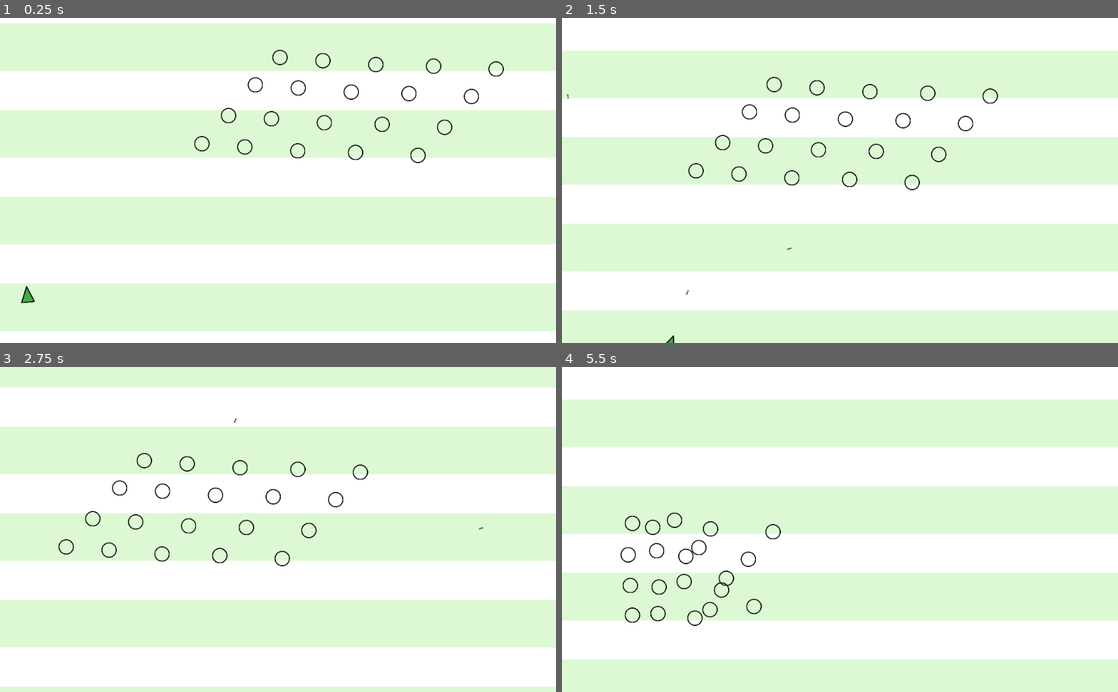
Above: before the commit, frames 1-4 (two rows, left to right).
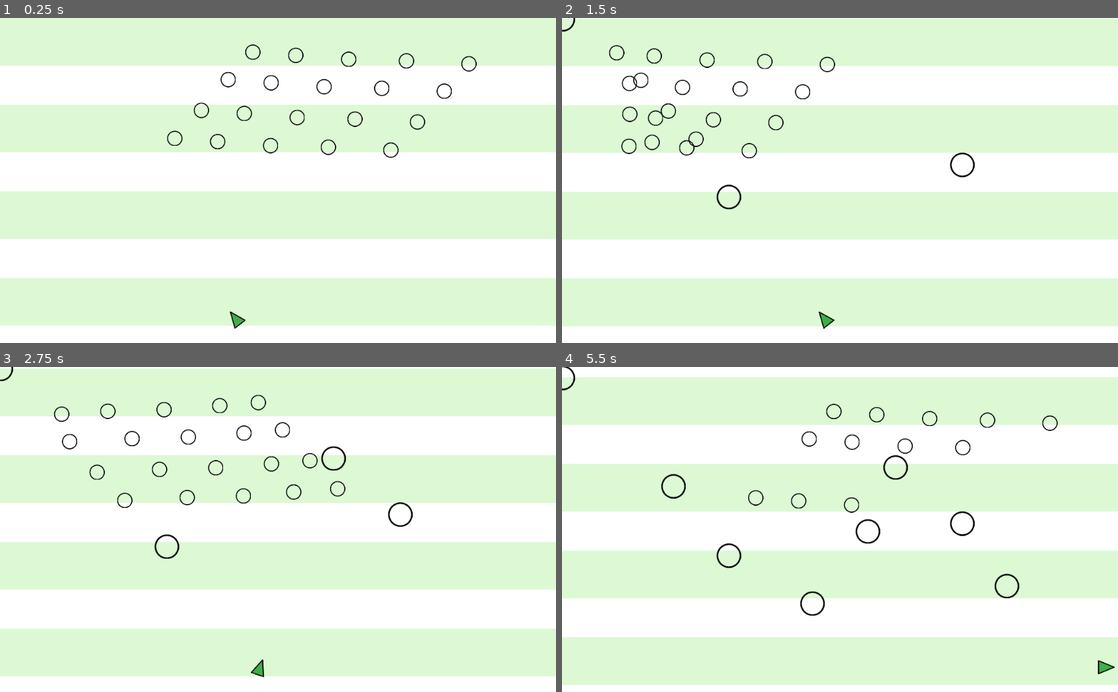
Above: after the commit, the same moments.

Repository: danieljohnson2/Shooty
Game: Godot game, scene res://Game.tscn
Same seed, same stepped clock (60 frames per second), same inputs: the game is played once before the commit and once after it.
Inputs (mouse positions are in pixels of both pictures, inside the frame that each line leads up to):
- Up to frame 1 (0.25 s): no input
- Up to frame 2 (1.5 s): tap Enter (ui_shoot) at 0.5, 0.6, 1.35 s; move the mouse to (962, 164) at 0.52 s; hold Right (ui_right) 0.53-1.28 s; move the mouse to (728, 196) at 1.27 s; hold Down (ui_down) from 1.28 s (still down)
- Up to frame 3 (2.75 s): move the mouse to (333, 458) at 2.02 s; release Down (ui_down) at 2.03 s; hold Right (ui_right) from 2.03 s (still down); tap Enter (ui_shoot) at 2.1 s
- Up to frame 4 (5.5 s): move the mouse to (812, 594) at 2.77 s; release Right (ui_right) at 2.78 s; hold Up (ui_up) 2.78-3.53 s; tap Enter (ui_shoot) every 0.75 s from 2.85 to 5.1 s; move the mouse to (1006, 578) at 3.52 s; hold Left (ui_left) 3.53-5.03 s; move the mouse to (673, 480) at 4.27 s; move the mouse to (867, 529) at 5.02 s; hold Down (ui_down) from 5.03 s (still down)

The runs differ from the first frame. In frame 1, 15% of the frame differs, in the area x 0-100%, y 0-97%; in frame 2, 74%, in the area x 0-100%, y 0-100%; in frame 3, 65%; in frame 4, 51%.

Commit message:
Gameplay Alterations

Diff:
--- a/Background.gd
+++ b/Background.gd
@@ -1,6 +1,6 @@
 extends Sprite
 
-export var speed = 40
+export var speed = 1
 
 onready var boomTemplate = preload("res://Boom.tscn")
 
@@ -20,8 +20,7 @@
 		if n.position.y > 620:
 			n.queue_free()
 
-			# Add an exposion effect
+			# Add an explosion effect
 			var boom = boomTemplate.instance()
-			boom.movement = Vector2(0, -100)
 			boom.position = n.position
 			self.get_parent().add_child(boom)
--- a/Boom.gd
+++ b/Boom.gd
@@ -1,17 +1,9 @@
-extends Node2D
+extends RigidBody2D
 
-var movement = Vector2(0, 0)
-var explodyness = .25
-const max_explodyness = 1.5
+func _on_Boom_body_entered(body):
+	if body.is_in_group("Player"):
+		body.queue_free()
 
-func _process(delta):
-	self.position += movement * delta
-
-	# Handle exposion animation
-	if explodyness > max_explodyness:
-		self.queue_free()
-	else:
-		var fraction = (max_explodyness - explodyness) / max_explodyness
-		self.scale = Vector2(explodyness, explodyness)
-		self.modulate = Color(1, fraction, fraction, fraction)
-		explodyness *= 1.1
+	if body.is_in_group("Enemy"):
+		body.position.y = -100
+		$"../Background".speed += 1
--- a/Boom.tscn
+++ b/Boom.tscn
@@ -1,15 +1,21 @@
 [gd_scene load_steps=3 format=2]
 
 [ext_resource path="res://Boom.gd" type="Script" id=1]
-[ext_resource path="res://Boom.png" type="Texture" id=2]
+[ext_resource path="res://Enemy.png" type="Texture" id=2]
 
-[node name="Boom" type="Node2D" index="0"]
+[node name="Boom" type="RigidBody2D" groups=[
+"On Paper",
+]]
+scale = Vector2( 0.1, 0.1 )
+mode = 3
+contacts_reported = 1
+contact_monitor = true
+script = ExtResource( 1 )
 
-scale = Vector2( 0.1, 0.1 )
-script = ExtResource( 1 )
-_sections_unfolded = [ "Transform", "Visibility" ]
+[node name="Sprite" type="Sprite" parent="."]
+scale = Vector2( 8, 8 )
+texture = ExtResource( 2 )
 
-[node name="Sprite" type="Sprite" parent="." index="0"]
-
-texture = ExtResource( 2 )
-_sections_unfolded = [ "Transform", "Visibility" ]
+[node name="CollisionPolygon2D" type="CollisionPolygon2D" parent="."]
+polygon = PoolVector2Array( -205.94, -7.36801, -132.073, -158.796, 5.31982, -201.639, 147.884, -155.102, 212.148, 5.92808, 130.155, 167.697, -0.589523, 212.756, -160.881, 130.025 )
+[connection signal="body_entered" from="." to="." method="_on_Boom_body_entered"]
--- a/Bullet.gd
+++ b/Bullet.gd
@@ -26,6 +26,5 @@
 	# but show an explosion
 	var boomTemplate = preload("res://Boom.tscn")
 	var boom = boomTemplate.instance()
-	boom.movement = self.movement
 	boom.position = self.position
 	self.get_parent().add_child(boom)
--- a/Enemy.gd
+++ b/Enemy.gd
@@ -3,11 +3,9 @@
 # Where the Enemy moves and how it shoots
 export var left = 100
 export var right = 900
-export var shot_time = .5
 
-var speed = 100
+var speed = 300
 var direction = -1
-var shot_time_remaining = 2
 
 onready var bulletTemplate = preload("res://Bullet.tscn")
 
@@ -17,12 +15,8 @@
 	if self.position.x > right: direction = -1
 	if self.position.x < left: direction = 1
 
-	# Fire every 'shot_time' seconds
-	shot_time_remaining -= delta
-	if shot_time_remaining <= 0:
-		shot_time_remaining = shot_time
 
-		for target in get_tree().get_nodes_in_group("Player"):
-			var bullet = bulletTemplate.instance()
-			bullet.duration = 2
-			bullet.shoot_at(target.global_position, self, 20, 400)
+
+func _on_Enemy_body_entered(body):
+	if body.is_in_group("Player"):
+		body.queue_free()
--- a/Enemy.tscn
+++ b/Enemy.tscn
@@ -5,46 +5,22 @@
 
 [sub_resource type="CircleShape2D" id=1]
 
-custom_solver_bias = 0.0
-radius = 10.0
-
-[node name="Enemy" type="RigidBody2D" index="0" groups=[
+[node name="Enemy" type="RigidBody2D" groups=[
+"Enemy",
 "On Paper",
-"Enemy",
+"Destroyable",
 ]]
-
-input_pickable = false
-collision_layer = 1
-collision_mask = 1
 mode = 3
-mass = 1.0
-friction = 1.0
-bounce = 0.0
-gravity_scale = 1.0
-custom_integrator = false
-continuous_cd = 0
 contacts_reported = 1
 contact_monitor = true
-sleeping = false
-can_sleep = true
-linear_velocity = Vector2( 0, 0 )
-linear_damp = -1.0
-angular_velocity = 0.0
-angular_damp = -1.0
 script = ExtResource( 1 )
-_sections_unfolded = [ "Transform" ]
-left = 100
-right = 900
-shot_time = 0.5
 
-[node name="Sprite" type="Sprite" parent="." index="0"]
-
+[node name="Sprite" type="Sprite" parent="."]
 scale = Vector2( 0.5, 0.5 )
 texture = ExtResource( 2 )
-_sections_unfolded = [ "Transform" ]
 
-[node name="CollisionShape2D" type="CollisionShape2D" parent="." index="1"]
-
+[node name="CollisionShape2D" type="CollisionShape2D" parent="."]
 position = Vector2( -0.0094564, 0.143933 )
 scale = Vector2( 1.31972, 1.30984 )
 shape = SubResource( 1 )
+[connection signal="body_entered" from="." to="." method="_on_Enemy_body_entered"]
--- a/Game.tscn
+++ b/Game.tscn
@@ -24,10 +24,10 @@
 script = ExtResource( 3 )
 
 [node name="Player" type="RigidBody2D" parent="." groups=[
-"On Paper",
 "Player",
+"Destroyable",
 ]]
-position = Vector2( 50, 500 )
+position = Vector2( 467, 554 )
 mode = 3
 script = ExtResource( 4 )
 
--- a/Player.gd
+++ b/Player.gd
@@ -1,23 +1,18 @@
 extends RigidBody2D
 
 export var speed = 200
-var directions = {
-	"ui_right": Vector2(1, 0),
-	"ui_left": Vector2(-1, 0),
-	"ui_up": Vector2(0,- 1),
-	"ui_down": Vector2(0, 1) }
 
-onready var bulletTemplate = preload("res://Bullet.tscn")
+
+onready var boomTemplate = preload("res://Boom.tscn")
 
 func _process(delta):
-	# Who needs physics? Just move according to the keys held down
-	var movement = Vector2(0,0)
-	for action in directions.keys():
-		if Input.is_action_pressed(action):
-			movement += directions[action]
-	self.position += movement * delta * speed
-	self.rotation += self.get_angle_to(get_global_mouse_position()) + PI/2
+	var rot = self.rotation + self.get_angle_to(get_global_mouse_position()) + PI/2
+
+	self.rotation = max(-PI/2, min(rot, PI/2))
+
+	self.position.x +=  (self.rotation) * delta * 200
 
 	if Input.is_action_just_pressed("ui_shoot"):
-		var bullet = bulletTemplate.instance()
-		bullet.shoot_at(get_global_mouse_position(), self, 30, 400)
+		var boom = boomTemplate.instance()
+		boom.global_position = get_global_mouse_position()
+		self.get_parent().add_child(boom)
